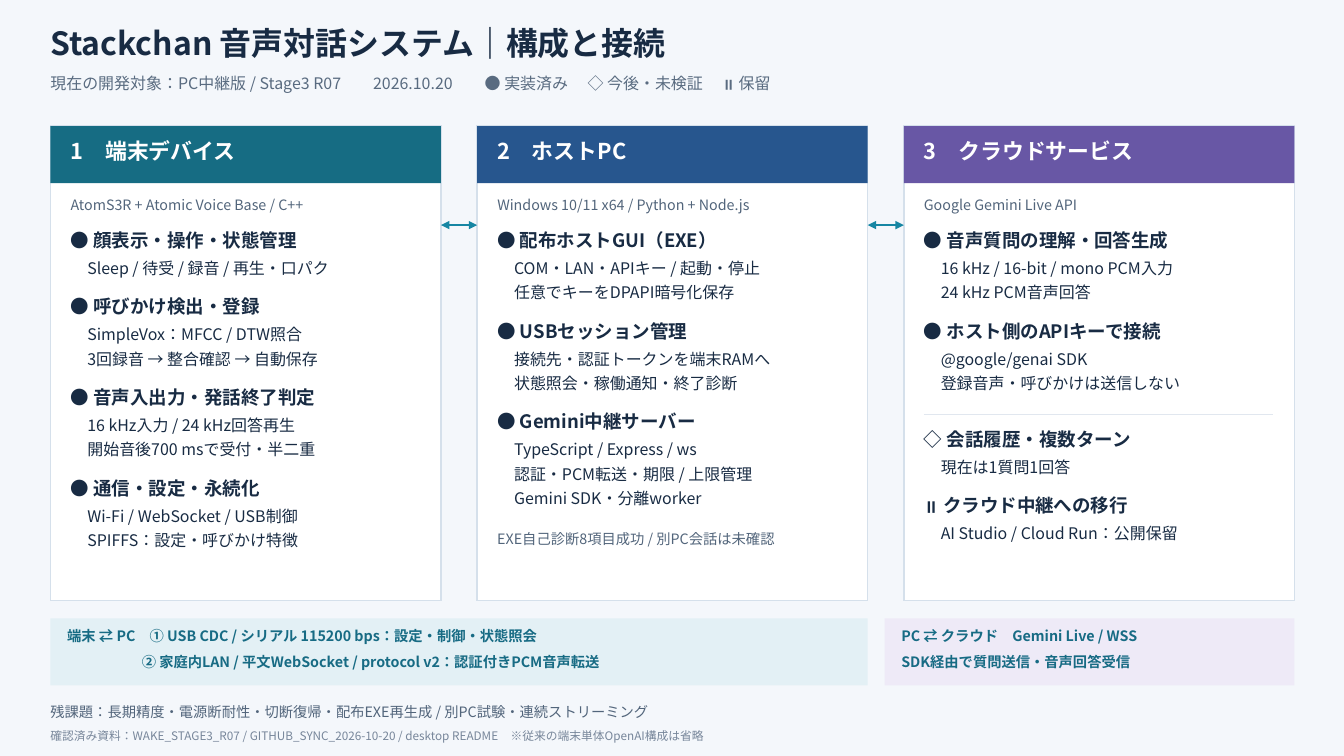
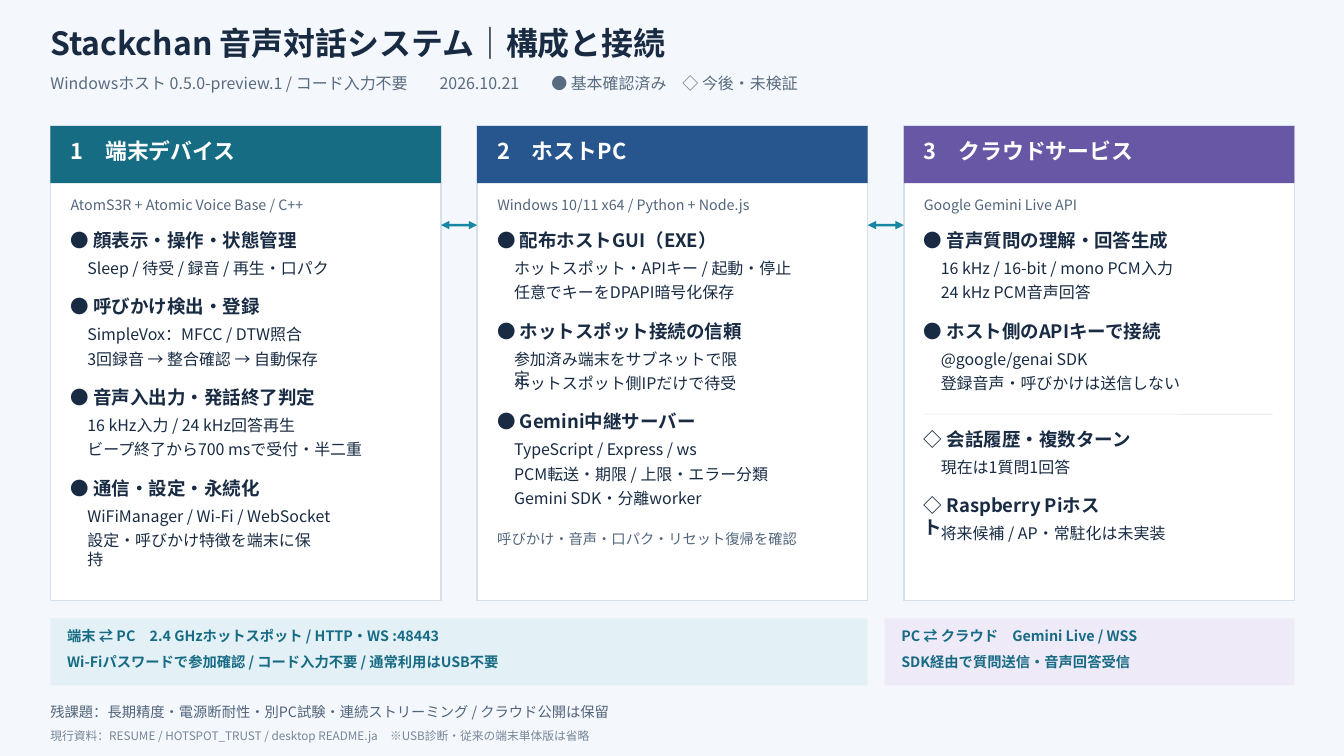
Before and after one commit to thomasleftwite/stackchan-chatgpt, a slide deck: slide 1 of docs/architecture-slide.pptx. Drawn at 1344x756 pixels with LibreOffice and Linux fonts; fonts in the diff are those of the drawing. Boxes give left, top, right and bottom in pixels: in the first picture for what was removed or moved away, otherwise in the second. Text is boxed around its words. In the diff, an @@ line names an element or a change of style, - is before the commit and + after.

Commit message:
Compact development history and refresh architecture slide

```diff
--- a/docs/architecture-slide.pptx
+++ b/docs/architecture-slide.pptx
@@ text at (50,75,798,93): text changed @@
-現在の開発対象：PC中継版 / Stage3 R07 2026.10.20 ● 実装済み ◇ 今後・未検証 ⏸ 保留
+Windowsホスト 0.5.0-preview.1 / コード入力不要 2026.10.21 ● 基本確認済み ◇ 今後・未検証
@@ text at (514,260,792,276): text changed @@
-COM・LAN・APIキー / 起動・停止
+ホットスポット・APIキー / 起動・停止
@@ text at (520,322,742,340): text changed @@
-● USBセッション管理
+● ホットスポット接続の信頼
@@ text at (514,351,737,367): text changed @@
-接続先・認証トークンを端末RAMへ
+参加済み端末をサブネットで限定
@@ text at (514,373,736,391): text changed @@
-状態照会・稼働通知・終了診断
+ホットスポット側IPだけで待受
@@ text at (87,441,362,457): text changed @@
-開始音後700 msで受付・半二重
+ビープ終了から700 msで受付・半二重
@@ text at (514,466,769,482): text changed @@
-認証・PCM転送・期限 / 上限管理
+PCM転送・期限 / 上限・エラー分類
@@ text at (87,509,330,526): text changed @@
-Wi-Fi / WebSocket / USB制御
+WiFiManager / Wi-Fi / WebSocket
@@ text at (947,497,1041,516): text changed @@
-⏸ クラウド中継への移行
+◇ Raspberry Piホスト
@@ text at (87,532,310,548): text changed @@
-SPIFFS：設定・呼びかけ特徴
+設定・呼びかけ特徴を端末に保持
@@ text at (497,532,797,545): text changed @@
-EXE自己診断8項目成功 / 別PC会話は未確認
+呼びかけ・音声・口パク・リセット復帰を確認
@@ text at (941,525,1165,541): text changed @@
-AI Studio / Cloud Run：公開保留
+将来候補 / AP・常駐化は未実装
@@ text at (67,628,439,642): text changed @@
-端末 ⇄ PC ① USB CDC / シリアル 115200 bps：設定・制御・状態照会
+端末 ⇄ PC 2.4 GHzホットスポット / HTTP・WS :48443
@@ text at (67,655,498,669): text changed @@
-② 家庭内LAN / 平文WebSocket / protocol v2：認証付きPCM音声転送
+Wi-Fiパスワードで参加確認 / コード入力不要 / 通常利用はUSB不要
@@ text at (50,705,609,718): text changed @@
-残課題：長期精度・電源断耐性・切断復帰・配布EXE再生成 / 別PC試験・連続ストリーミング
+残課題：長期精度・電源断耐性・別PC試験・連続ストリーミング / クラウド公開は保留
@@ text at (50,730,589,743): text changed @@
-確認済み資料：WAKE_STAGE3_R07 / GITHUB_SYNC_2026-10-20 / desktop README ※従来の端末単体OpenAI構成は省略
+現行資料：RESUME / HOTSPOT_TRUST / desktop README.ja ※USB診断・従来の端末単体版は省略
```
Also in this commit, not shown: 10 other files.
